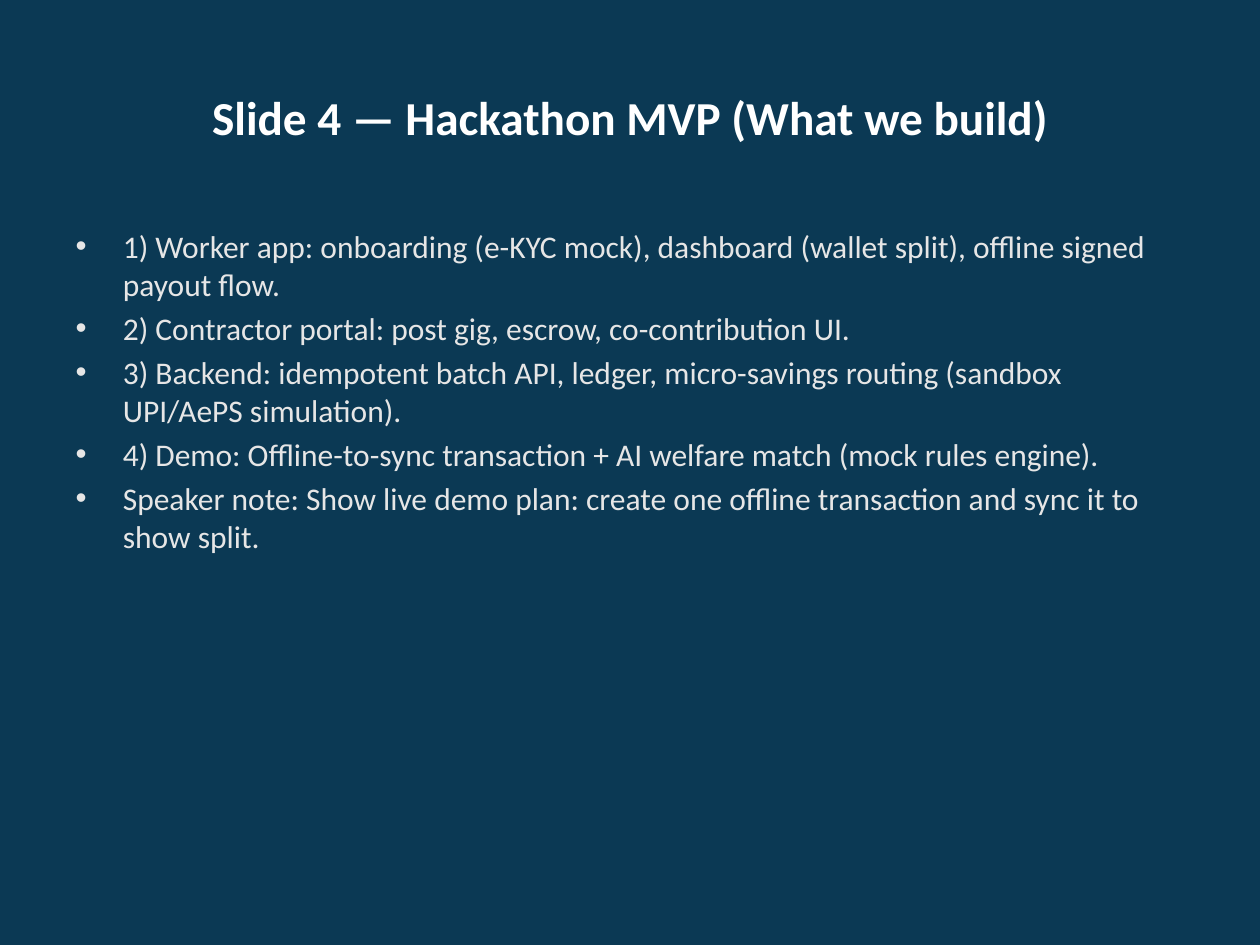
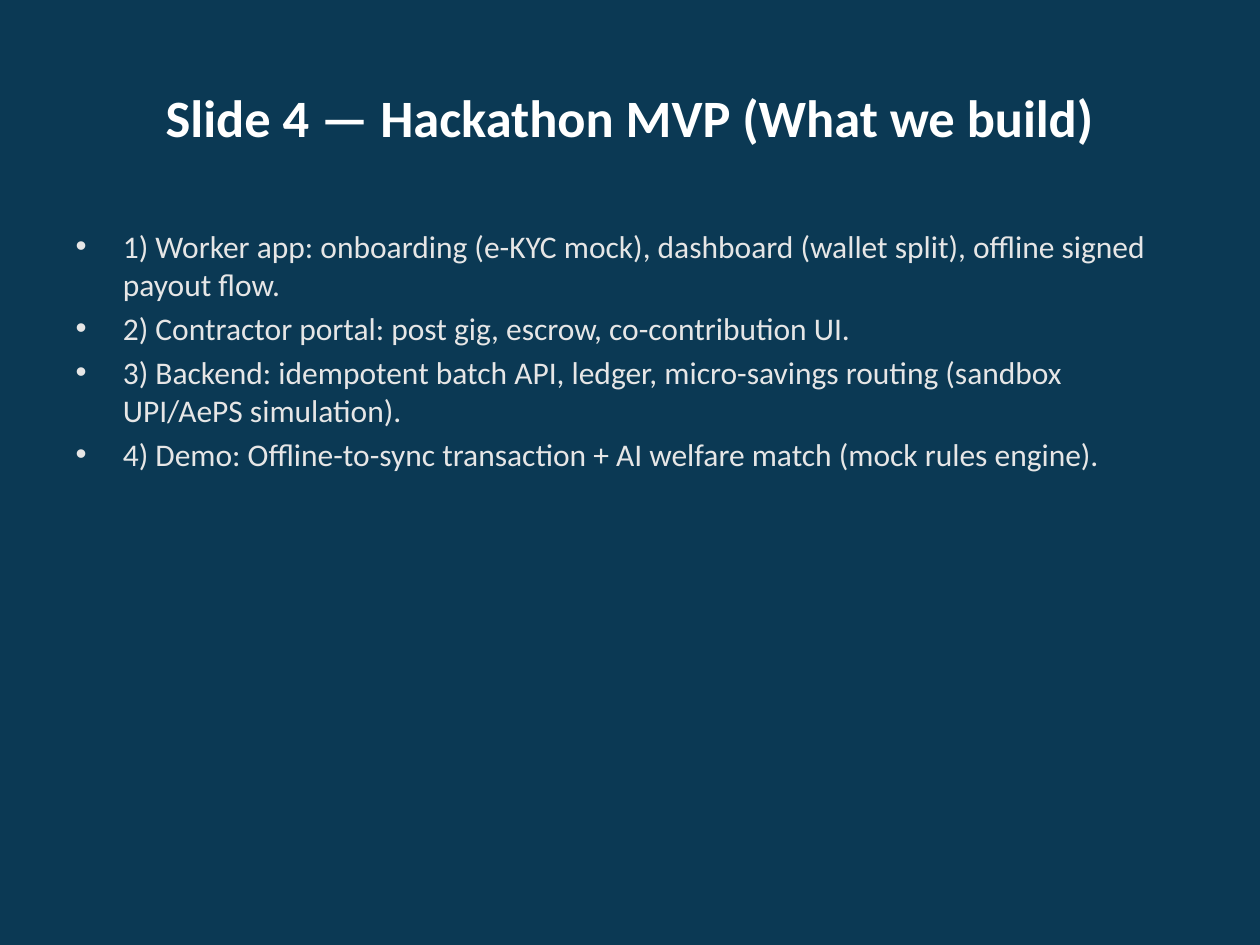
Before and after one commit to arumthi/ShramSamriddhi, a slide deck: slide 4 of docs/Concept-to-Prototype-Deck-styled.pptx. Drawn at 1260x945 pixels with LibreOffice and Linux fonts; fonts in the diff are those of the drawing. Boxes give left, top, right and bottom in pixels: in the first picture for what was removed or moved away, otherwise in the second. Text is boxed around its words. In the diff, an @@ line names an element or a change of style, - is before the commit and + after.

```diff
--- a/docs/Concept-to-Prototype-Deck-styled.pptx
+++ b/docs/Concept-to-Prototype-Deck-styled.pptx
@@ title "Slide 4 — Hackathon MVP ..." at [166, 98, 1093, 145]: size 27 to 30 pt @@
@@ text at [123, 488, 1139, 553]: paragraph removed @@
-• Speaker note: Show live demo plan: create one offline transaction and sync it to show split.
```
Also in this commit, not shown: 11 other slides changed.
